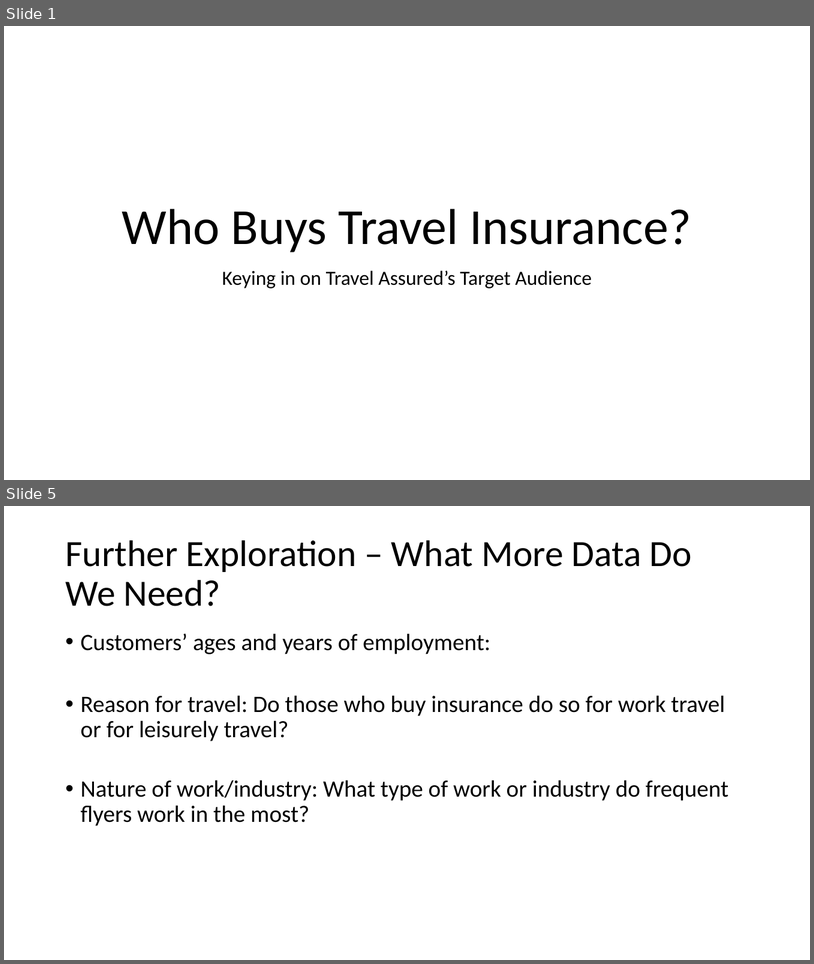
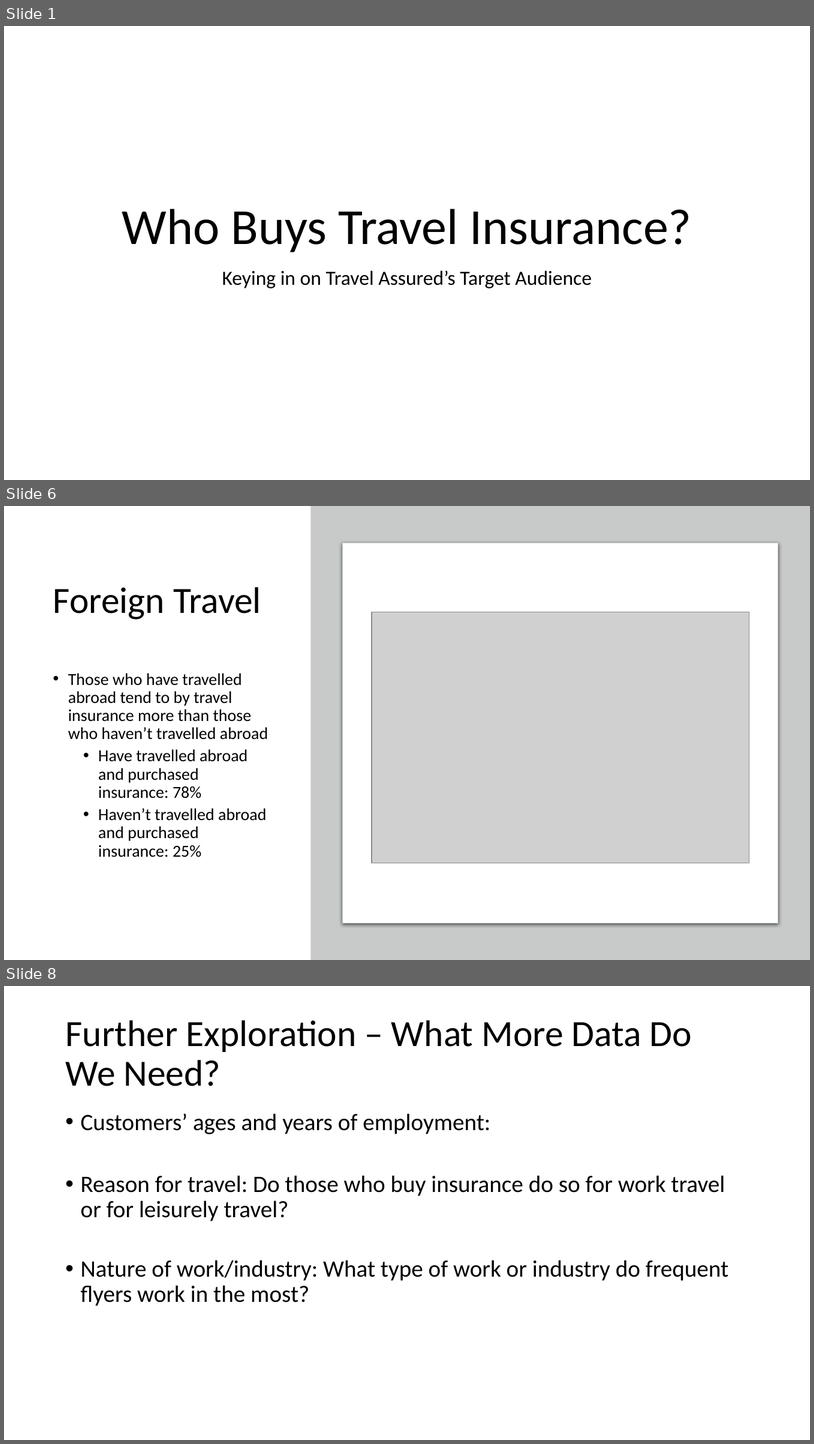
Before and after one commit to teruki-i/travel_insurance_case_study, a slide deck: resources/Travel_Insurance_Presentation.pptx. Shown one above the other, each under a label of ours: slides 1 and 5 before the commit, slides 1, 6 and 8 after it; the slides between them are not shown. The pictures are 814x964 and 814x1444 pixels, drawn with LibreOffice and Linux fonts; fonts in the diff are those of the drawing; grey boxes stand for pictures. Boxes give left, top, right and bottom in pixels: in the first picture for what was removed or moved away, otherwise in the second. Text is boxed around its words. In the diff, an @@ line names an element or a change of style, - is before the commit and + after.

Commit message:
added additional images to slides

```diff
--- a/resources/Travel_Insurance_Presentation.pptx
+++ b/resources/Travel_Insurance_Presentation.pptx
@@ slide 6 added at <box>4,506,810,960</box>, background #FFFFFF @@
@@ rectangle added at <box>311,506,810,960</box>, fill #C8CACA @@
@@ rounded rectangle added at <box>343,543,779,923</box>, fill #FFFFFF, outline #C8CACA 0.75 pt @@
@@ title added at <box>53,587,261,619</box>, 44 pt, text #000000 @@
+Foreign Travel
@@ picture added at <box>372,612,749,862</box> @@
@@ text added at <box>68,673,268,857</box>, 20 pt, text #000000 @@
+• Those who have travelled abroad tend to by travel insurance more than those who haven’t travelled abroad
+  • Have travelled abroad and purchased insurance: 78%
+  • Haven’t travelled abroad and purchased insurance: 25%
@@ what was slide 5 is now slide 8 @@
```
Also in this commit, not shown: 3 slides changed, 2 other slides added.
